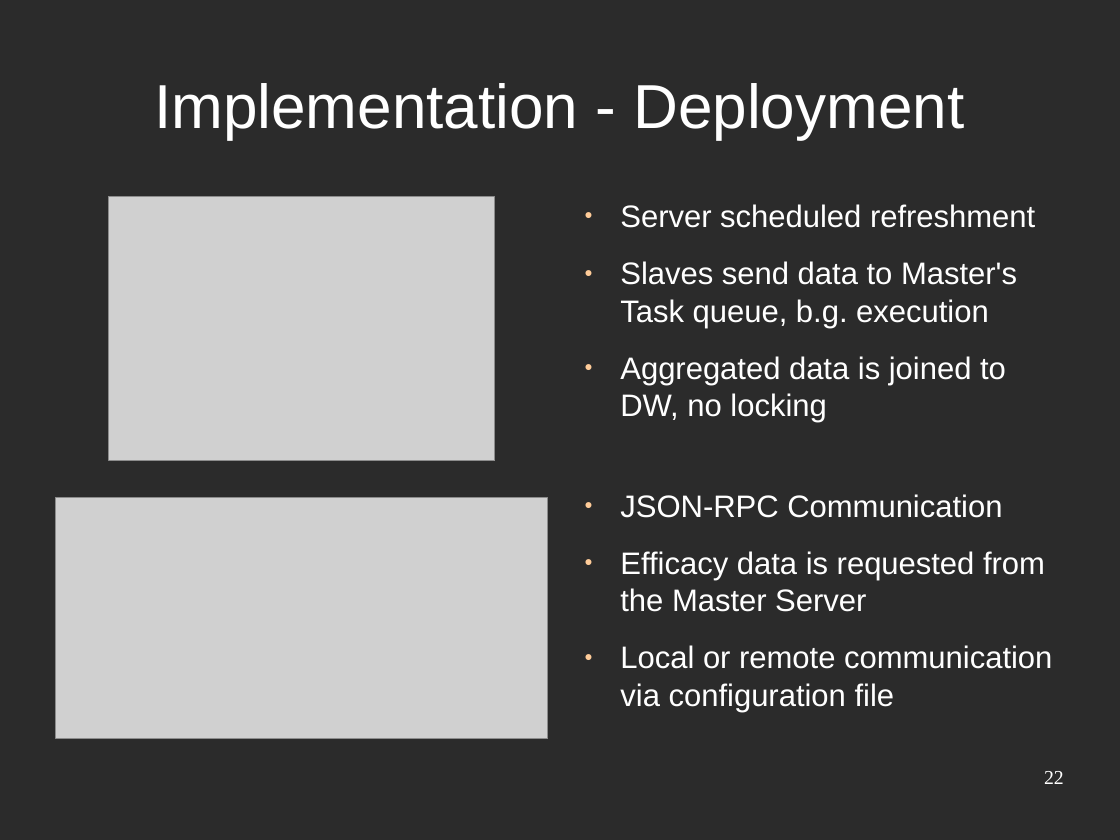
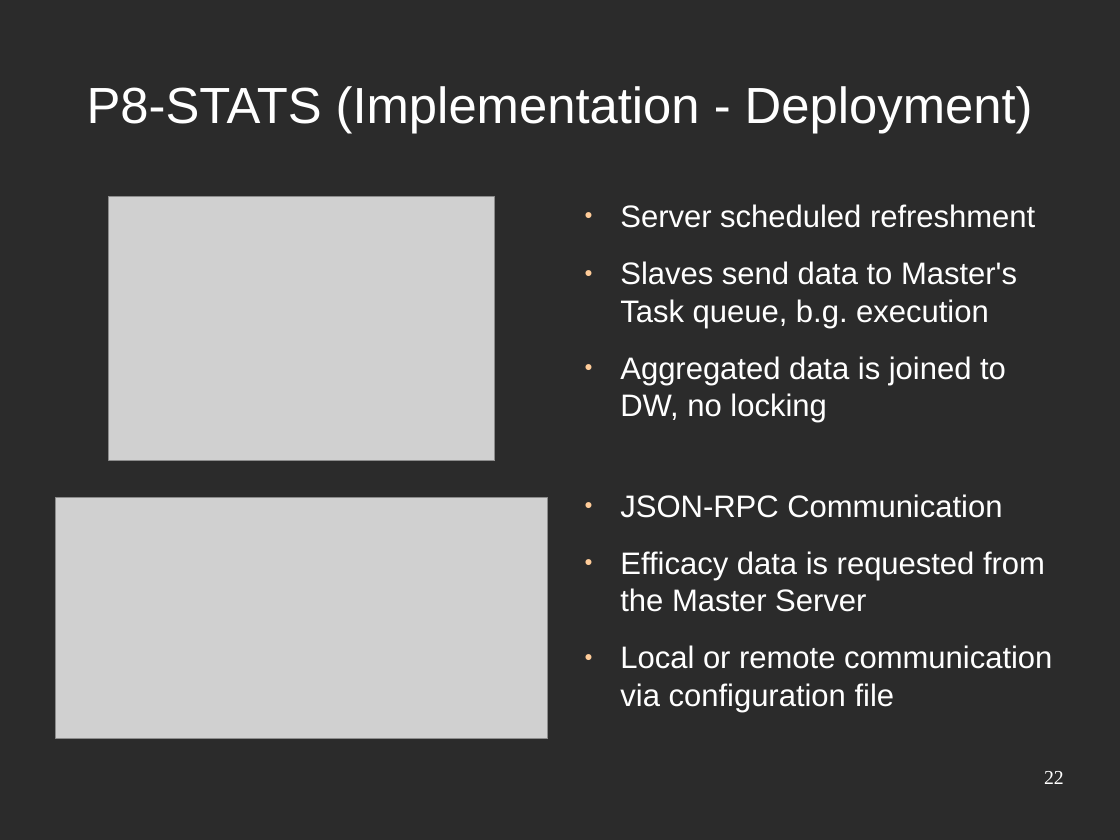
Before and after one commit to djjorjinho/mutworange_2011, a slide deck: slide 22 of documents/presentation/final_presentation.odp. Drawn at 1120x840 pixels with LibreOffice and Linux fonts; fonts in the diff are those of the drawing; grey boxes stand for pictures; background and template pictures are left out; a plain dark background stands for a picture behind light text. Boxes give left, top, right and bottom in pixels: in the first picture for what was removed or moved away, otherwise in the second. Text is boxed around its words. In the diff, an @@ line names an element or a change of style, - is before the commit and + after.

```diff
--- a/documents/presentation/final_presentation.odp
+++ b/documents/presentation/final_presentation.odp
@@ title at box(87, 86, 1033, 134): text changed; size 44 to 36 pt @@
-Implementation - Deployment
+P8-STATS (Implementation - Deployment)
```
Also in this commit, not shown: 17 other slides changed.
